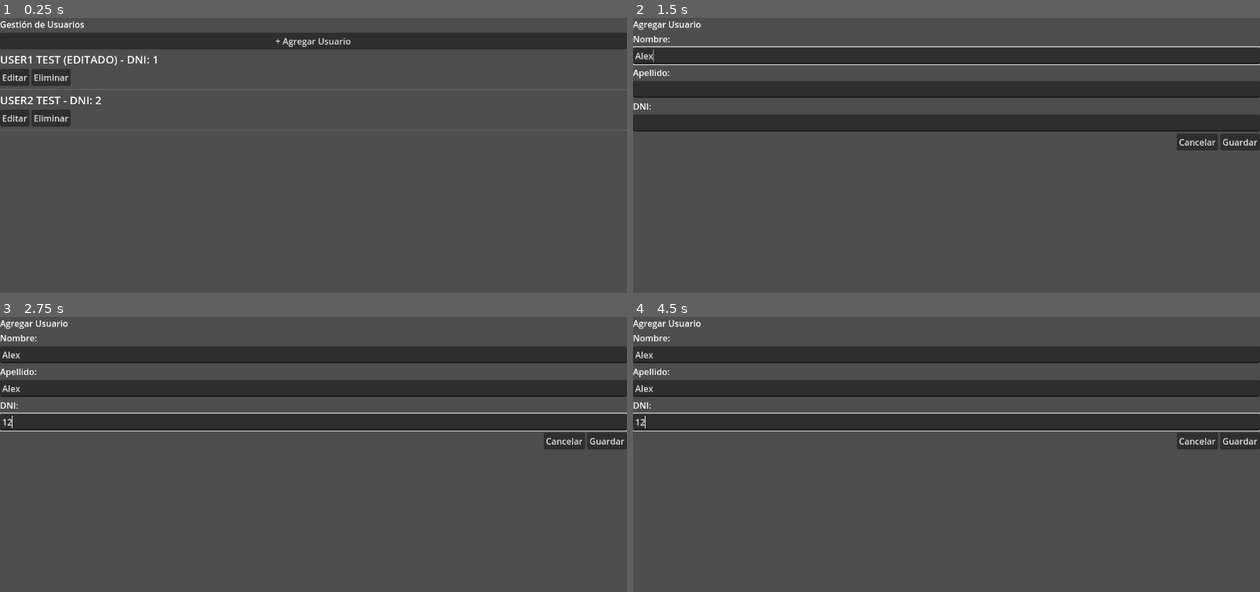
Above: before the commit, frames 1-4 (two rows, left to right).
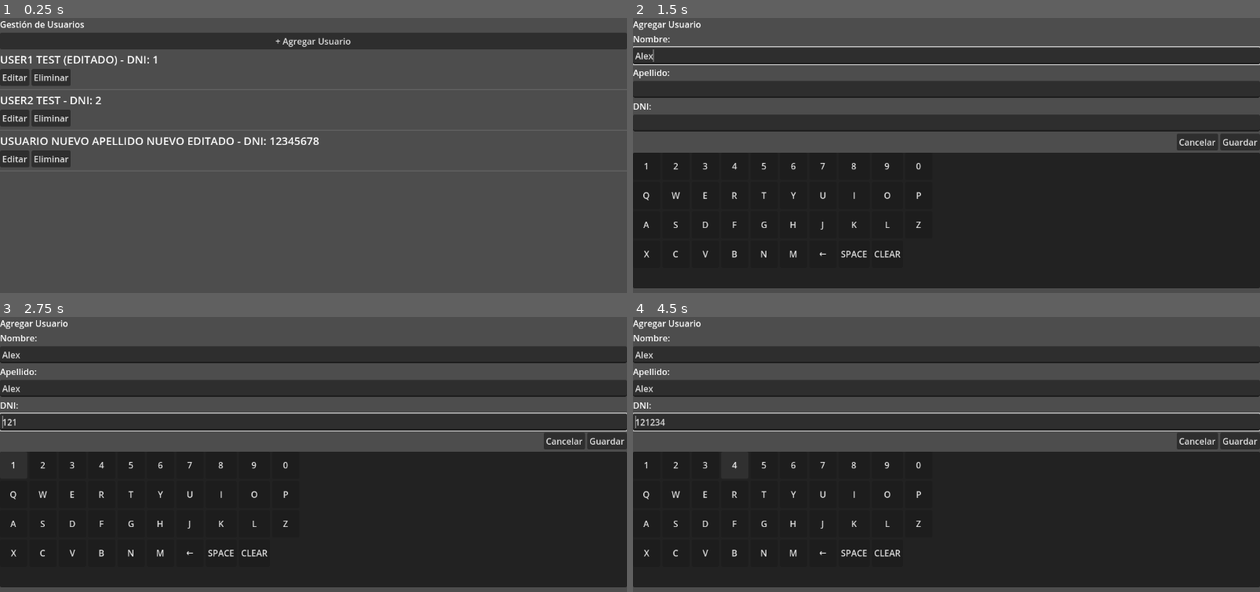
Above: after the commit, the same moments.

Repository: Mauro-Poloni/gestion-usuarios-godot
Game: Godot game, scene res://scenes/main.tscn
Two runs of this game, one before a commit and one after it. Both use one fixed random seed, a clock stepped at 60 frames per second and the inputs below.
Inputs (mouse positions are in pixels of both pictures, inside the frame that each line leads up to):
- Up to frame 1 (0.25 s): no input
- Up to frame 2 (1.5 s): click "+ Agregar Usuario" at 0.5 s; click (946, 56) at 1.27 s; type "Alex" at 1.35 s
- Up to frame 3 (2.75 s): click (313, 388) at 1.5 s; type "Alex" at 1.58 s; click (313, 421) at 1.73 s; type "12" at 1.82 s; click (12, 465) at 2 s, where only the run after the commit has a clickable "1"
- Up to frame 4 (4.5 s): click (676, 465) at 2.75 s, where only the run after the commit has a clickable "2"; click (708, 465) at 3.5 s, where only the run after the commit has a clickable "3"; click (733, 465) at 4.25 s, where only the run after the commit has a clickable "4"

The runs differ from the first frame. In frame 1, 1.3% of the frame differs, in the area x 0-51%, y 43-55%; in frame 2, 49%; in frame 3, 49%; in frame 4, 49%, in the area x 0-100%, y 35-99%.

Commit message:
INTERFAZ KENETIC

Diff:
--- a/data/users.json
+++ b/data/users.json
@@ -1 +1 @@
-[{"apellido":"TEST (EDITADO)","dni":"1","id":1.0,"nombre":"USER1"},{"apellido":"TEST","dni":"2","id":2.0,"nombre":"USER2"}]
+[{"apellido":"TEST (EDITADO)","dni":"1","id":1.0,"nombre":"USER1"},{"apellido":"TEST","dni":"2","id":2.0,"nombre":"USER2"},{"apellido":"APELLIDO NUEVO EDITADO","dni":"12345678","id":3.0,"nombre":"USUARIO NUEVO"}]
--- a/scenes/user_form.tscn
+++ b/scenes/user_form.tscn
@@ -60,3 +60,11 @@
 [node name="CancelButton" type="Button" parent="VBoxContainer/HBoxContainer"]
 layout_mode = 2
 text = "Cancelar"
+
+[node name="KeyboardPanel" type="PanelContainer" parent="VBoxContainer"]
+layout_mode = 2
+
+[node name="KeyboardGrid" type="GridContainer" parent="VBoxContainer/KeyboardPanel"]
+custom_minimum_size = Vector2(0, 250)
+layout_mode = 2
+columns = 10
--- /dev/null
+++ b/scripts/on_screen_keyboard.gd
@@ -0,0 +1,47 @@
+extends PanelContainer
+
+# Señal emitida cuando el usuario hace clic en una tecla
+signal key_pressed(char: String)
+
+@export var button_size: Vector2 = Vector2(50, 50)
+
+# Letras y números
+const KEYS = [
+	"1","2","3","4","5","6","7","8","9","0",
+	"Q","W","E","R","T","Y","U","I","O","P",
+	"A","S","D","F","G","H","J","K","L",
+	"Z","X","C","V","B","N","M",
+	"←","SPACE","CLEAR"
+]
+
+func _ready():
+	# Fondo y margen del teclado
+	add_theme_constant_override("margin_left", 10)
+	add_theme_constant_override("margin_top", 10)
+	add_theme_constant_override("margin_right", 10)
+	add_theme_constant_override("margin_bottom", 10)
+
+	var grid = GridContainer.new()
+	grid.columns = 10
+	grid.name = "KeyboardGrid"
+	add_child(grid)
+
+	for key in KEYS:
+		var btn = Button.new()
+		btn.text = key
+		btn.custom_minimum_size = button_size
+		btn.focus_mode = Control.FOCUS_NONE
+		btn.pressed.connect(_on_key_pressed.bind(key))
+		grid.add_child(btn)
+
+
+func _on_key_pressed(key: String):
+	match key:
+		"SPACE":
+			emit_signal("key_pressed", " ")
+		"←":
+			emit_signal("key_pressed", "BACKSPACE")
+		"CLEAR":
+			emit_signal("key_pressed", "CLEAR")
+		_:
+			emit_signal("key_pressed", key)
--- a/scripts/user_form.gd
+++ b/scripts/user_form.gd
@@ -3,6 +3,7 @@
 var UserManagerScript = preload("res://scripts/UserManager.gd")
 var user_manager
 var edit_mode = false
+var active_input: LineEdit = null
 var edit_id = -1
 
 # Usar onready para evitar errores
@@ -13,6 +14,8 @@
 @onready var error_label = get_node_or_null("VBoxContainer/ErrorLabel")
 @onready var save_btn = get_node_or_null("VBoxContainer/HBoxContainer/SaveButton")
 @onready var cancel_btn = get_node_or_null("VBoxContainer/HBoxContainer/CancelButton")
+@onready var keyboard_panel = get_node_or_null("VBoxContainer/KeyboardPanel")
+
 
 func _ready():
 	user_manager = UserManagerScript.new()
@@ -28,6 +31,17 @@
 
 	save_btn.pressed.connect(_on_save)
 	cancel_btn.pressed.connect(_on_cancel)
+
+	if keyboard_panel:
+		var keyboard_script = preload("res://scripts/on_screen_keyboard.gd")
+		var keyboard = keyboard_script.new()
+		keyboard_panel.add_child(keyboard)
+		keyboard.key_pressed.connect(_on_keyboard_key)
+
+		# Conectar focus para saber qué LineEdit está activo
+		for field in [name_input, lastname_input, dni_input]:
+			if field:
+				field.focus_entered.connect(_on_input_focus.bind(field))
 
 	if error_label:
 		error_label.visible = false
@@ -92,3 +106,20 @@
 	if error_label:
 		error_label.text = msg
 		error_label.visible = true
+
+func _on_input_focus(field: LineEdit):
+	active_input = field
+
+
+func _on_keyboard_key(char: String):
+	if not active_input:
+		return
+
+	match char:
+		"BACKSPACE":
+			if active_input.text.length() > 0:
+				active_input.text = active_input.text.substr(0, active_input.text.length() - 1)
+		"CLEAR":
+			active_input.text = ""
+		_:
+			active_input.text += char
Not shown, added: scripts/on_screen_keyboard.gd.uid
